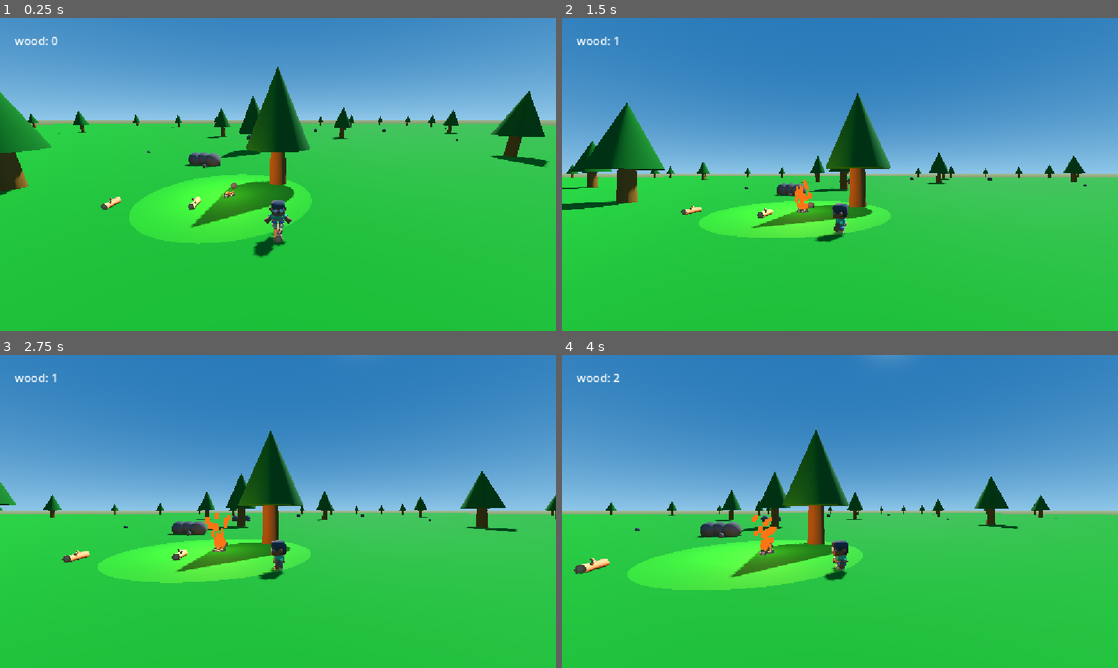
Above: before the commit, frames 1-4 (two rows, left to right).
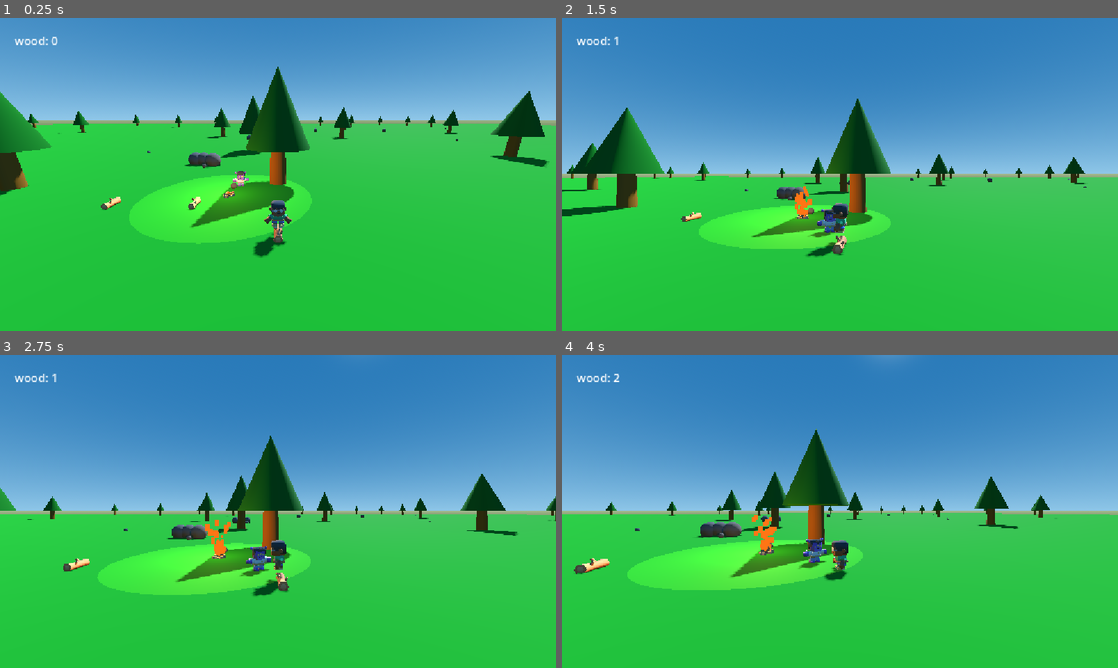
Above: after the commit, the same moments.

Repository: percyvisiy/ember1
Game: Godot game, scene res://Assets/scenes/game.tscn
Two runs of this game, one before a commit and one after it. Both use one fixed random seed, a clock stepped at 60 frames per second and the inputs below.
Inputs (mouse positions are in pixels of both pictures, inside the frame that each line leads up to):
- Up to frame 1 (0.25 s): no input
- Up to frame 2 (1.5 s): tap Enter at 0.5 s; move the mouse to (867, 174) at 0.52 s; hold E (interact) 0.53-1.28 s; hold Up from 0.53 s (still down); move the mouse to (812, 174) at 1.27 s; tap W (move_foward) at 1.35 s
- Up to frame 3 (2.75 s): keep holding Up; move the mouse to (289, 505) at 2.02 s; tap Alt at 2.1 s
- Up to frame 4 (4 s): keep holding Up; move the mouse to (834, 517) at 2.77 s; tap Shift at 2.85 s; move the mouse to (878, 514) at 3.52 s; hold E (interact) from 3.53 s (still down)

The runs differ from the first frame. In frame 1, less than 0.1% of the frame differs, in the area x 36-45%, y 48-73%; in frame 2, 5.3%; in frame 3, 5.5%, in the area x 0-100%, y 24-78%; in frame 4, 0.3%.

Commit message:
feat: give the enemy its first instincts
The forest is getting a little more dangerous! The enemy can now detect the player, chase them down and stop when it gets close. Also gave it a basic health system so it can eventually take a hit.

Diff:
--- /dev/null
+++ b/Assets/Scripts/enemy.gd
@@ -0,0 +1,78 @@
+
+extends CharacterBody3D
+
+@export var move_speed: float = 3.0
+@export var rotation_speed: float = 5.0
+@export var attack_range: float = 1.5
+@export var max_health: float = 50.0
+
+@onready var detection_area: Area3D = $DetectionArea
+
+var gravity: float = ProjectSettings.get_setting("physics/3d/default_gravity")
+var player: CharacterBody3D = null
+var current_health: float = 50.0
+
+
+func _ready() -> void:
+	detection_area.body_entered.connect(_on_body_entered)
+	detection_area.body_exited.connect(_on_body_exited)
+
+
+func _on_body_entered(body: Node3D) -> void:
+	if body is CharacterBody3D and body.name == "player":
+		player = body
+		print("Enemy detected the player")
+
+
+func _on_body_exited(body: Node3D) -> void:
+	if body == player:
+		player = null
+		print("Enemy lost sight of player.")
+
+
+func _physics_process(delta: float) -> void:
+	if not is_on_floor():
+		velocity.y -= gravity * delta
+	else:
+		velocity.y = 0.0
+
+	if player != null:
+		var distance := global_position.distance_to(player.global_position)
+
+		if distance > attack_range:
+			var direction := player.global_position - global_position
+			direction.y = 0.0
+			direction = direction.normalized()
+
+			velocity.x = direction.x * move_speed
+			velocity.z = direction.z * move_speed
+
+			var target_angle := atan2(-direction.x, -direction.z)
+
+			rotation.y = lerp_angle(
+				rotation.y,
+				target_angle,
+				rotation_speed * delta
+			)
+
+		else:
+			velocity.x = 0.0
+			velocity.z = 0.0
+			print("Shade is within attack range!")
+
+	else:
+		velocity.x = move_toward(velocity.x, 0.0, move_speed)
+		velocity.z = move_toward(velocity.z, 0.0, move_speed)
+
+	move_and_slide()
+
+func take_damage(amount: float) -> void:
+	current_health -= amount
+	print("enemy health: ", current_health)
+
+	if current_health <= 0:
+		die()
+
+func die() -> void:
+	print("enemy defeated")
+	queue_free()
--- /dev/null
+++ b/Assets/scenes/enemy.tscn
@@ -0,0 +1,31 @@
+[gd_scene format=3 uid="uid://dixogcxhhel0l"]
+
+[ext_resource type="Script" uid="uid://dvs0t57ej7u14" path="res://Assets/Scripts/enemy.gd" id="1_c5avr"]
+[ext_resource type="PackedScene" uid="uid://cabtpgh0id7iw" path="res://Assets/Sprites/player/Models/GLB format/character-alien.glb" id="2_laudv"]
+
+[sub_resource type="CapsuleShape3D" id="CapsuleShape3D_4kxuq"]
+radius = 0.25195313
+height = 1.8
+
+[sub_resource type="SphereShape3D" id="SphereShape3D_mti6b"]
+radius = 10.0
+
+[node name="Enemy" type="Node3D" unique_id=1336836605]
+
+[node name="Enemy" type="CharacterBody3D" parent="." unique_id=1062405977]
+script = ExtResource("1_c5avr")
+
+[node name="Visuals" type="Node3D" parent="Enemy" unique_id=896142760]
+
+[node name="character-alien2" parent="Enemy/Visuals" unique_id=1728108052 instance=ExtResource("2_laudv")]
+transform = Transform3D(-1, 0, -8.742278e-08, 0, 1, 0, 8.742278e-08, 0, -1, 0, 0, 0)
+
+[node name="CollisionShape3D" type="CollisionShape3D" parent="Enemy" unique_id=2052543900]
+transform = Transform3D(1, 0, 0, 0, 1, 0, 0, 0, 1, 0, 0.9, 0)
+shape = SubResource("CapsuleShape3D_4kxuq")
+
+[node name="DetectionArea" type="Area3D" parent="Enemy" unique_id=1423172009]
+
+[node name="CollisionShape3D" type="CollisionShape3D" parent="Enemy/DetectionArea" unique_id=1045361571]
+transform = Transform3D(1, 0, 0, 0, 1, 0, 0, 0, 1, 0, 0.9, 0)
+shape = SubResource("SphereShape3D_mti6b")
--- a/Assets/scenes/game.tscn
+++ b/Assets/scenes/game.tscn
@@ -7,6 +7,7 @@
 [ext_resource type="PackedScene" uid="uid://cru7da6innne2" path="res://Assets/scenes/tree.tscn" id="5_2baba"]
 [ext_resource type="PackedScene" uid="uid://c03jvoqpadrof" path="res://Assets/scenes/rock.tscn" id="6_egi8q"]
 [ext_resource type="PackedScene" uid="uid://bup26yli1l2xd" path="res://Assets/scenes/campfire.tscn" id="7_sdm7a"]
+[ext_resource type="PackedScene" uid="uid://dixogcxhhel0l" path="res://Assets/scenes/enemy.tscn" id="8_18fif"]
 
 [sub_resource type="BoxShape3D" id="BoxShape3D_4kxuq"]
 size = Vector3(300, 1, 300)
@@ -325,3 +326,6 @@
 
 [node name="Campfire" parent="." unique_id=2093755271 instance=ExtResource("7_sdm7a")]
 transform = Transform3D(1, 0, 0, 0, 1, 0, 0, 0, 1, 2, 0, 3)
+
+[node name="Enemy" parent="." unique_id=1336836605 instance=ExtResource("8_18fif")]
+transform = Transform3D(1, 0, 0, 0, 1, 0, 0, 0, 1, 2, 0, 5)
--- a/Assets/scenes/player.tscn
+++ b/Assets/scenes/player.tscn
@@ -5,8 +5,8 @@
 [ext_resource type="Script" uid="uid://nyd0gwlo7865" path="res://Assets/Scripts/camera_pivot.gd" id="3_dxd6f"]
 
 [sub_resource type="CapsuleShape3D" id="CapsuleShape3D_4kxuq"]
-radius = 0.40356445
-height = 0.8687744
+radius = 0.29052734
+height = 1.0221252
 
 [sub_resource type="SphereShape3D" id="SphereShape3D_4kxuq"]
 radius = 2.5
@@ -16,7 +16,7 @@
 script = ExtResource("1_50d87")
 
 [node name="CollisionShape3D" type="CollisionShape3D" parent="." unique_id=171740186]
-transform = Transform3D(1, 0, 0, 0, 1, 0, 0, 0, 1, 0, 0.36602783, 0)
+transform = Transform3D(1, 0, 0, 0, 1, 0, 0, 0, 1, 0, 0.44270325, 0)
 shape = SubResource("CapsuleShape3D_4kxuq")
 
 [node name="visuals" type="Node3D" parent="." unique_id=2078469575]
Not shown, added: Assets/Scripts/enemy.gd.uid
